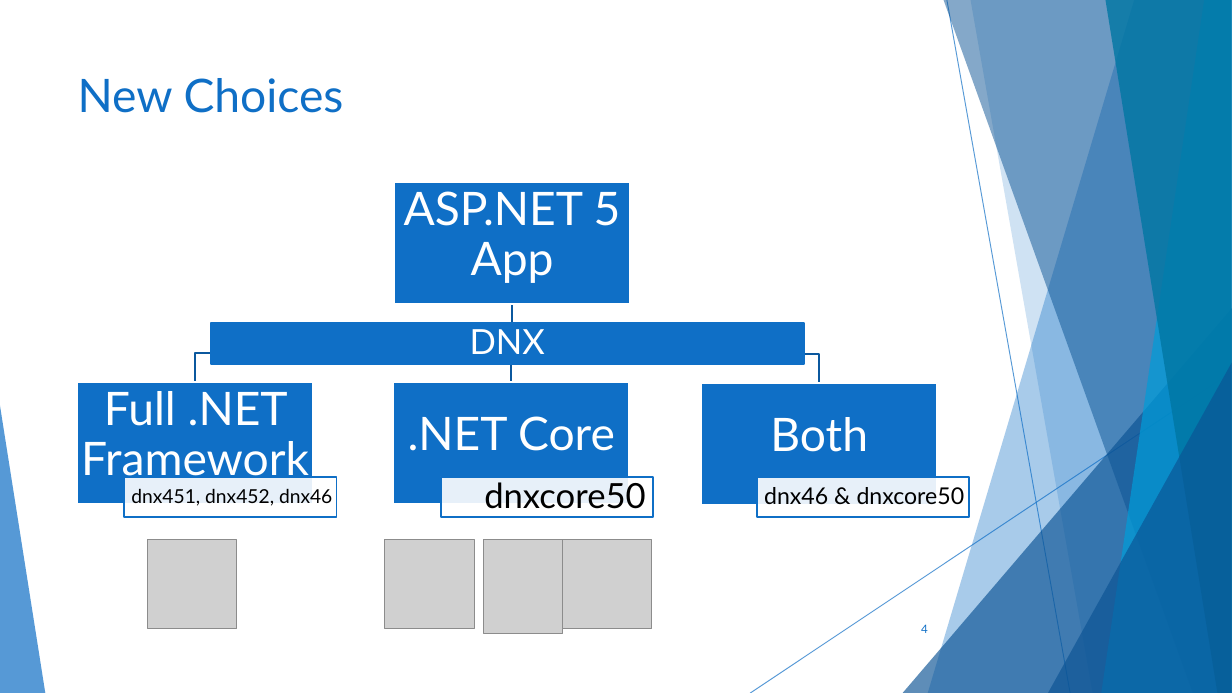
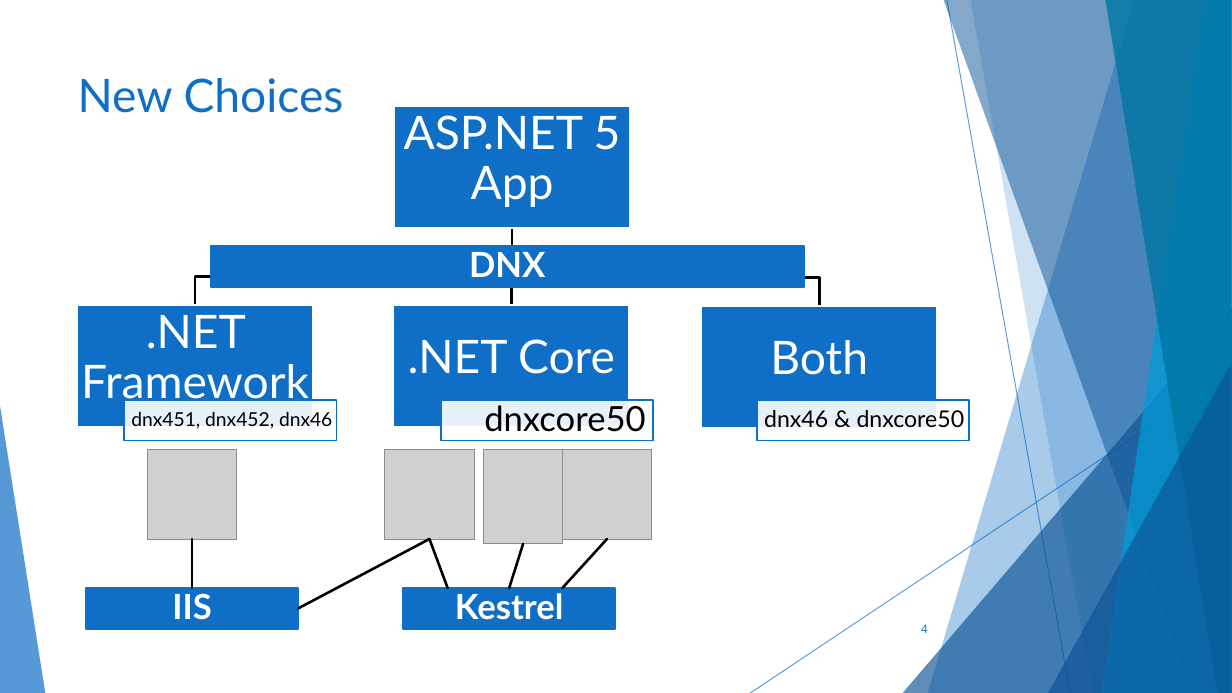
Before and after one commit to scottaddie/slide-decks, a slide deck: slide 4 of Getting Started with ASP.NET 5 in VS Code - RC1.pptx. Drawn at 1232x693 pixels with LibreOffice and Linux fonts; fonts in the diff are those of the drawing; grey boxes stand for pictures. Boxes give left, top, right and bottom in pixels: in the first picture for what was removed or moved away, otherwise in the second. Text is boxed around its words. In the diff, an @@ line names an element or a change of style, - is before the commit and + after.

```diff
--- a/Getting Started with ASP.NET 5 in VS Code - RC1.pptx
+++ b/Getting Started with ASP.NET 5 in VS Code - RC1.pptx
@@ 8 rectangles, 7 texts, 3 freeform shapes: place and size @@
-8 rectangles, 7 texts, 3 freeform shapes at <box>78,182,970,518</box>
+8 rectangles, 7 texts, 3 freeform shapes at <box>78,105,970,441</box>
@@ outline #0C599F 1.5 pt to #000000 2 pt in 3 elements at <box>506,227,516,305</box>, <box>195,227,512,305</box>, <box>512,227,819,306</box> @@
@@ text "DNX" at <box>469,252,545,277</box>: bold on @@
@@ text at <box>81,315,309,407</box>: text changed @@
-Full .NET Framework
+.NET Framework
@@ 4 pictures: place and size @@
-4 pictures at <box>148,540,653,634</box>
+4 pictures at <box>148,450,653,544</box>
@@ line added from (192, 539) to (192, 588), #000000 2 pt @@
@@ line added from (299, 608) to (430, 539), #000000 2 pt @@
@@ line added from (430, 539) to (448, 588), #000000 2 pt @@
@@ line added from (607, 539) to (563, 588), #000000 2 pt @@
@@ line added from (523, 544) to (509, 588), #000000 2 pt @@
@@ rectangle added at <box>86,588,299,628</box>, fill #0F6FC6, outline #0F6FC6 1.5 pt @@
@@ rectangle added at <box>86,588,299,628</box>, fill #0F6FC6, 27 pt, text #FFFFFF, bold @@
+IIS
@@ rectangle added at <box>403,588,616,628</box>, fill #FFFFFF at 90% opacity, outline #0F6FC6 1.5 pt @@
@@ rectangle added at <box>403,588,616,628</box>, fill #0F6FC6, 27 pt, text #FFFFFF, bold @@
+Kestrel
```
Also in this commit, not shown: 2 other slides changed.
